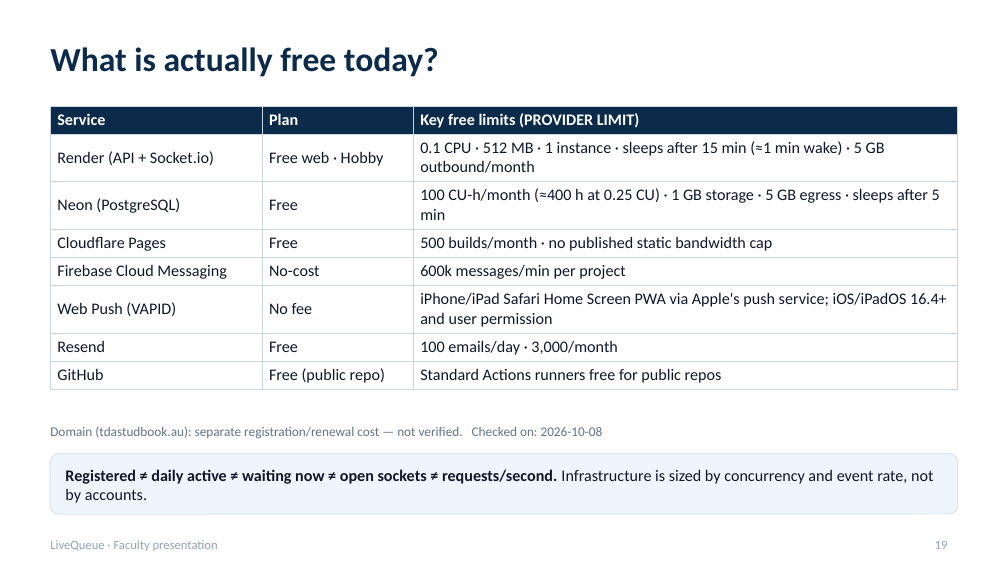
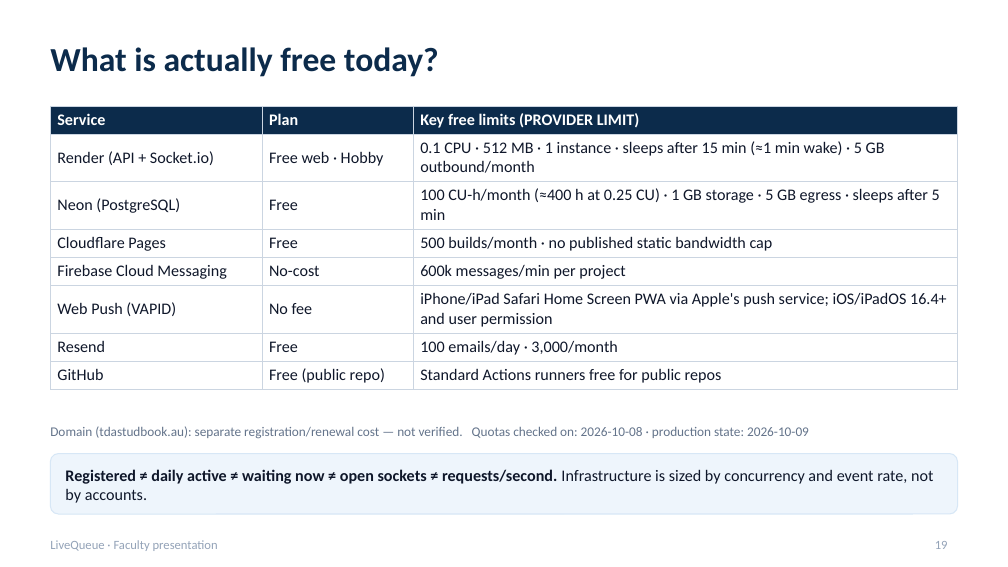
Before and after one commit to TMAn1An/LiveQueueApp, a slide deck: slide 19 of docs/presentation/LiveQueue_Production_Presentation.pptx. Drawn at 1008x567 pixels with LibreOffice and Linux fonts; fonts in the diff are those of the drawing. Boxes give left, top, right and bottom in pixels: in the first picture for what was removed or moved away, otherwise in the second. Text is boxed around its words. In the diff, an @@ line names an element or a change of style, - is before the commit and + after.

```diff
--- a/docs/presentation/LiveQueue_Production_Presentation.pptx
+++ b/docs/presentation/LiveQueue_Production_Presentation.pptx
@@ text at bbox=[50, 426, 809, 438]: text changed @@
-Domain (tdastudbook.au): separate registration/renewal cost — not verified. Checked on: 2026-10-08
+Domain (tdastudbook.au): separate registration/renewal cost — not verified. Quotas checked on: 2026-10-08 · production state: 2026-10-09
```
Also in this commit, not shown: 12 other slides changed, 6 other files.
